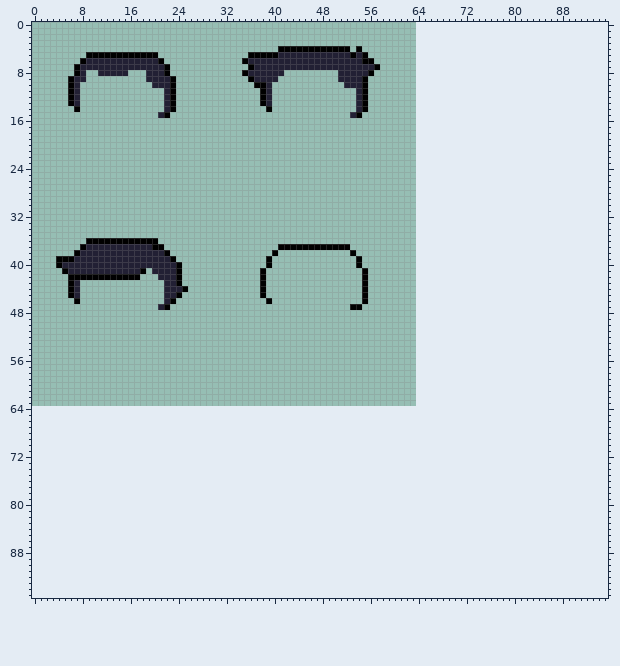
Sprite sheet: Assets/Resources/Sprites/spShPeloHombre.png. The picture above was drawn from the file before the commit.
The file is 64x64 pixels. The old version is drawn lined up with the new one, on the new canvas.
The result:
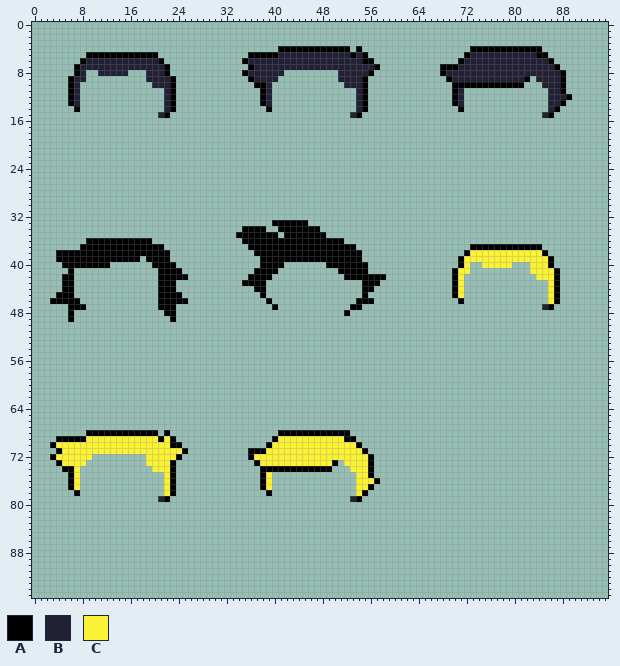
Palette (. is transparent): A #000000  B #222034  C #fbf236
Diff:
canvas 64x64 -> 96x96
The edit adds colour A in row 4 at x 73 to 84; in row 5 at x 72 and 84 to 85; in row 6 at x 71 and 86; in row 7 at x 68 to 70 and 87; in row 8 at x 68 and 88; in row 9 at x 69, 82 and 88.
The edit adds colour A in row 10 at x 70 to 81 and 88; in row 11 at x 70 and 88; in row 12 at x 70 and 89; in row 13 at x 70 and 88; in row 14 at x 71 and 87; in row 15 at x 86.
The edit adds colour A in row 33 at x 40 to 45; in row 34 at x 35 to 38 and 41 to 47; in row 35 at x 34 to 40 and 42 to 48; in row 36 at x 35 to 51; in row 37 at x 36 to 40, 53 and 73 to 84; in row 38 at x 4 to 6, 37 to 39, 41 to 52, 54, 72 and 85.
The edit adds colour A in row 39 at x 38, 40 to 53, 71 and 86; in row 40 at x 38, 40 to 41, 49 to 53, 55, 71 and 86; in row 41 at x 37, 39 to 40, 51 to 54, 70 and 87; in row 42 at x 5, 25, 36 to 37, 39, 52 to 54, 56 to 58, 70 and 87; in row 43 at x 5, 21, 35 to 37, 56 to 57, 70 and 87; in row 44 at x 5, 21, 37, 56, 70 and 87.
The edit adds colour A in row 45 at x 4 to 5, 21, 70 and 87; in row 46 at x 3 to 6, 21, 24 to 25, 54, 56, 71 and 87; in row 47 at x 6 to 8, 23, 40 and 86; in row 48 at x 6, 22 to 23 and 52; in row 49 at x 6 and 23; in row 68 at x 9 to 20, 22 and 41 to 52.
The edit adds colour A in row 69 at x 4 to 8, 21, 23, 40 and 52 to 53; in row 70 at x 3, 23 to 24, 39 and 54; in row 71 at x 4, 25, 36 to 38 and 55; in row 72 at x 3, 24, 36 and 56; in row 73 at x 4, 23, 37, 50 and 56; in row 74 at x 5 to 6, 23, 38 to 49 and 56.
The edit adds colour A in row 75 at x 6, 23, 38 and 56; in row 76 at x 6, 23, 38 and 57; in row 77 at x 6, 23, 38 and 56; in row 78 at x 7, 23, 39 and 55; in row 79 at x 22 and 54.
Colour B gives way to colour A in row 37 at x 9 to 19; in row 38 at x 8 to 21; in row 39 at x 7 to 17 and 19 to 22; in row 40 at x 5 to 12 and 20 to 23; in row 41 at x 6 and 21 to 23; in row 42 at x 21 to 23.
Colour B gives way to colour A in rows 43 to 45 at x 22 to 23; in row 46 at x 22; in row 47 at x 21.
The edit adds colour B in row 5 at x 73 to 83; in row 6 at x 72 to 85; in row 7 at x 71 to 86; in row 8 at x 69 to 87; in row 9 at x 70 to 81 and 84 to 87; in row 10 at x 85 to 87.
The edit adds colour B in row 11 at x 71 and 86 to 87; in row 12 at x 71 and 86 to 88; in row 13 at x 71 and 86 to 87; in row 14 at x 86; in row 15 at x 85; in row 47 at x 85.
The edit adds colour B in row 79 at x 21 and 53.
The edit adds colour C in row 38 at x 73 to 84; in row 39 at x 72 to 85; in row 40 at x 72, 75 to 79 and 83 to 85; in row 41 at x 71 to 72 and 83 to 86; in row 42 at x 71 and 84 to 86; in rows 43 to 45 at x 71 and 86.
The edit adds colour C in row 46 at x 86; in row 69 at x 9 to 20, 22 and 41 to 51; in row 70 at x 4 to 22 and 40 to 53; in row 71 at x 5 to 24 and 39 to 54; in row 72 at x 4 to 9, 19 to 23 and 37 to 55; in row 73 at x 5 to 8, 19 to 22, 38 to 49 and 52 to 55.
The edit adds colour C in row 74 at x 7, 20 to 22 and 53 to 55; in row 75 at x 7, 22, 39 and 54 to 55; in row 76 at x 7, 22, 39 and 54 to 56; in row 77 at x 7, 22, 39 and 54 to 55; in row 78 at x 22 and 54.
The edit erases colour A in row 36 at x 20; in row 39 at x 23; in row 40 at x 4 and 24; in row 41 at x 5 and 18; in row 42 at x 7 to 17; in row 43 at x 24.
The edit erases colour A in row 44 at x 25.
The edit erases colour B in row 39 at x 18; in row 40 at x 13 to 19; in row 41 at x 7 to 17 and 20; in row 43 at x 7; in row 44 at x 7 and 24; in row 45 at x 7.
